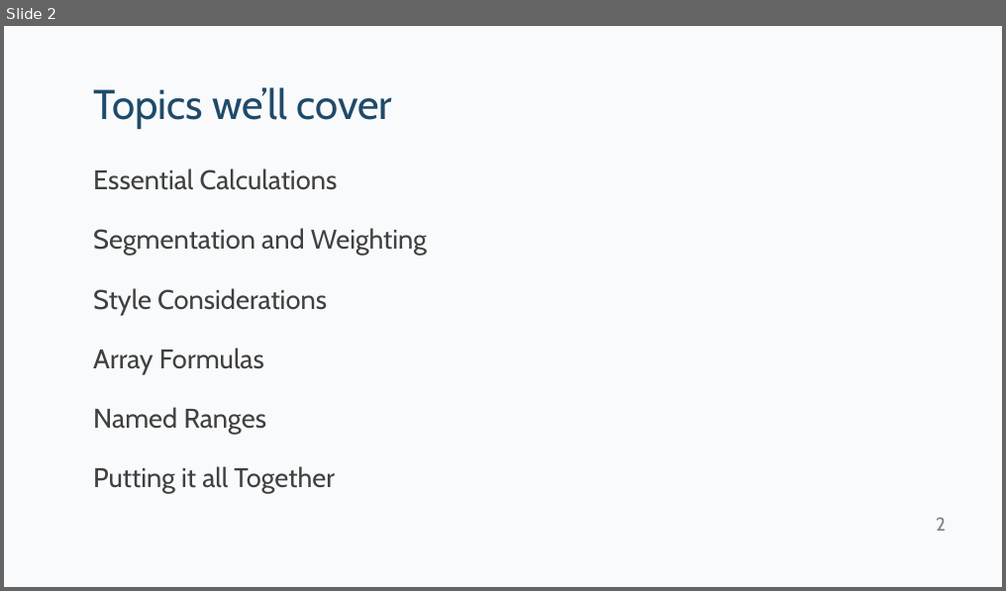
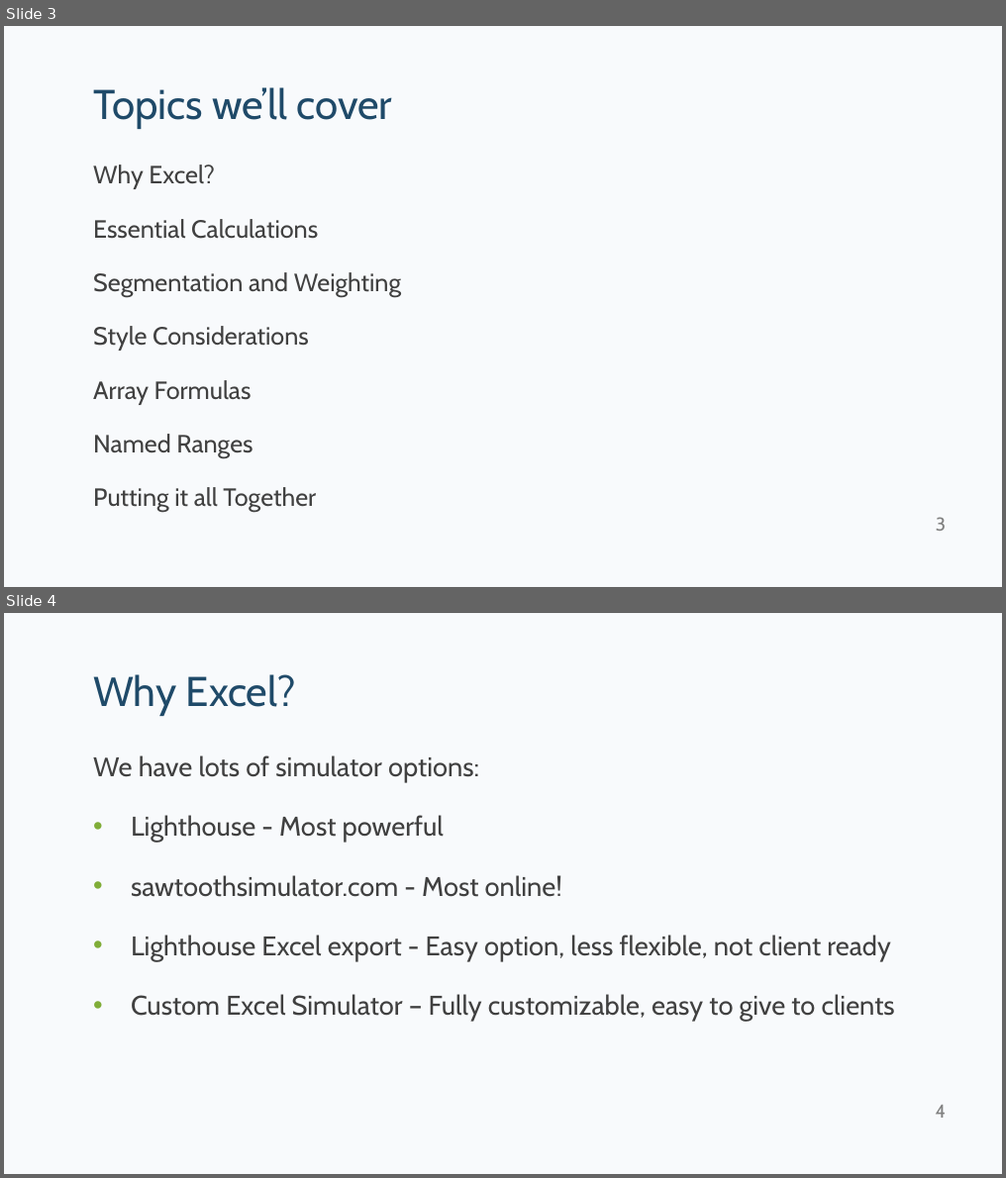
Before and after one commit to kpfairchild/ExcelSimulator, a slide deck: Excel Simulator Tips and Tricks.pptx. Shown one above the other, each under a label of ours: slide 2 before the commit, slides 3 and 4 after it. The pictures are 1006x591 and 1006x1178 pixels, drawn with LibreOffice and Linux fonts; fonts in the diff are those of the drawing. Boxes give left, top, right and bottom in pixels: in the first picture for what was removed or moved away, otherwise in the second. Text is boxed around its words. In the diff, an @@ line names an element or a change of style, - is before the commit and + after.

```diff
--- a/Excel Simulator Tips and Tricks.pptx
+++ b/Excel Simulator Tips and Tricks.pptx
@@ slide 4 added at (x1=4, y1=613, x2=1002, y2=1174), background #F8FAFC @@
@@ title added at (x1=93, y1=674, x2=296, y2=716), 40 pt, text #1F4A69 @@
+Why Excel?
@@ text added at (x1=93, y1=756, x2=895, y2=1021), 26 pt, text #404040 @@
+We have lots of simulator options:
+• Lighthouse - Most powerful
+• sawtoothsimulator.com - Most online!
+• Lighthouse Excel export - Easy option, less flexible, not client ready
+• Custom Excel Simulator – Fully customizable, easy to give to clients
@@ page number added at (x1=936, y1=1105, x2=946, y2=1118), 18 pt, text #808080 @@
+4
@@ what was slide 2 is now slide 3 @@
@@ slide 3 changed as well @@
@@ text at (x1=93, y1=165, x2=215, y2=189): paragraph added @@
+Why Excel?
@@ text at (x1=93, y1=219, x2=401, y2=512): size 26 to 24.1 pt; line spacing 1.2 to 1.1 @@
@@ page number at (x1=936, y1=517, x2=945, y2=531): text changed @@
-2
+3
```
Also in this commit, not shown: 7 other slides changed, 6 other slides added, 3 slides removed, 2 other files.
